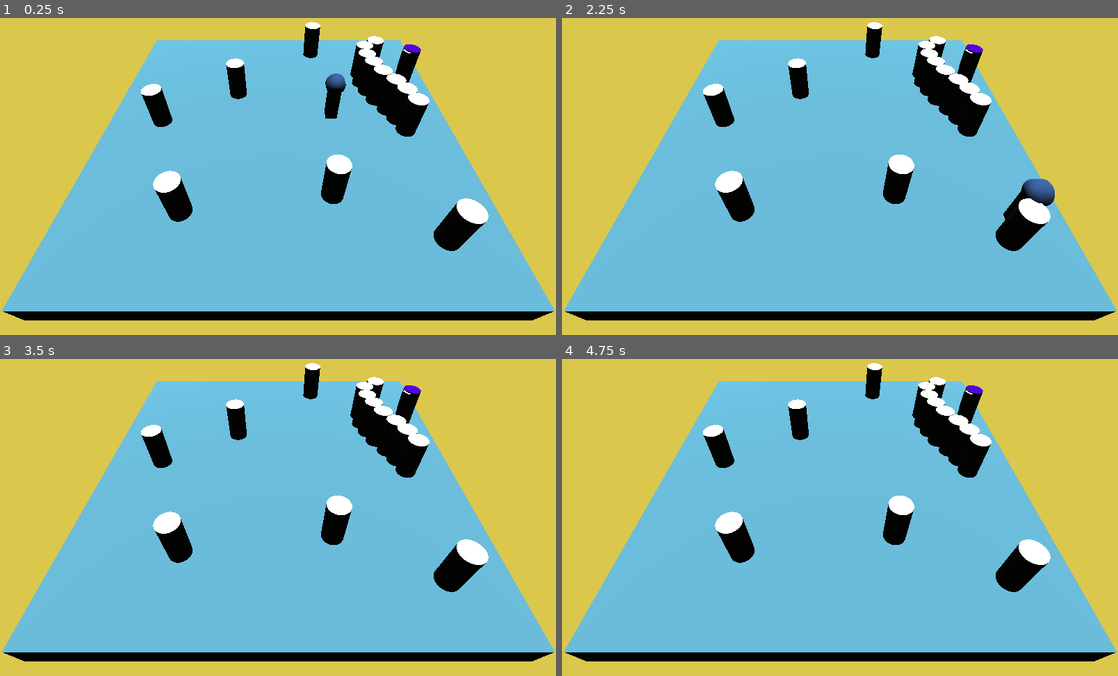
Above: before the commit, frames 1-4 (two rows, left to right).
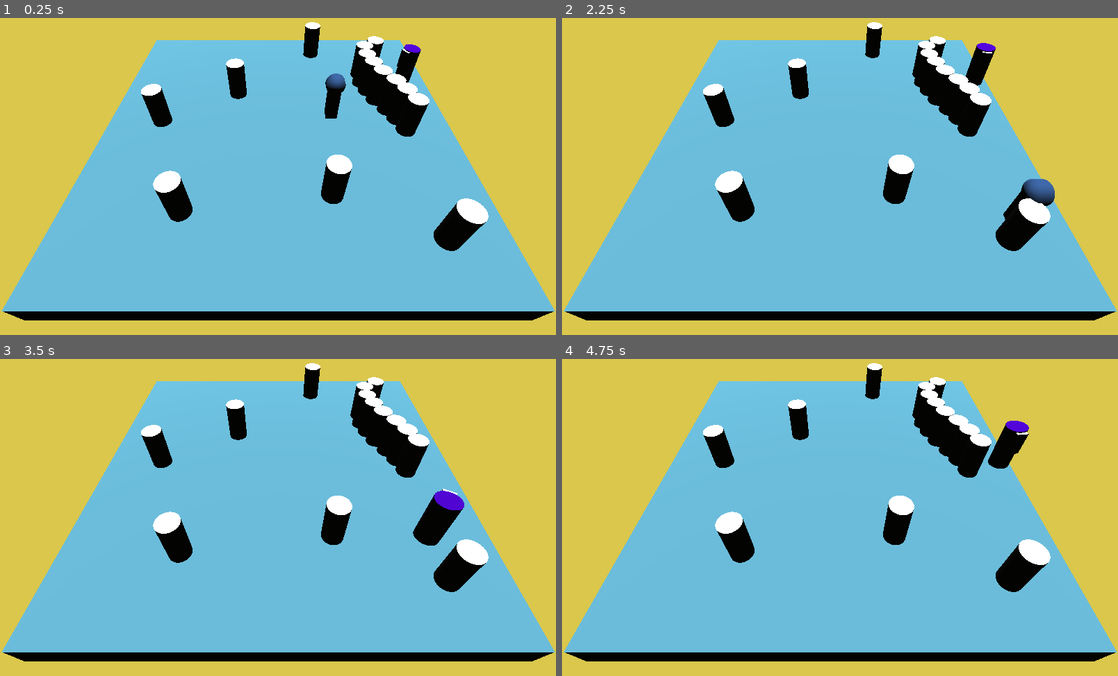
Above: after the commit, the same moments.

Repository: OnyJ/Medusa-old
Game: Godot game, scene res://scenes/Main.tscn
Same seed, same stepped clock (60 frames per second), same inputs: the game is played once before the commit and once after it.
Inputs:
- Up to frame 1 (0.25 s): no input
- Up to frame 2 (2.25 s): tap Enter at 0.5 s; hold D (move_right) 0.53-1.28 s; tap Space at 1.25 s; hold S (move_back) 1.28-2.03 s; hold D (move_right) from 2.03 s (still down)
- Up to frame 3 (3.5 s): release D (move_right) at 2.78 s; hold Z (move_forward) from 2.78 s (still down)
- Up to frame 4 (4.75 s): release Z (move_forward) at 3.53 s; hold Q (move_left) from 3.53 s (still down)

The runs differ from the first frame. In frame 1, less than 0.1% of the frame differs, in the area x 71-76%, y 8-21%; in frame 2, 0.5%; in frame 3, 1.3%, in the area x 71-84%, y 8-59%; in frame 4, 1.0%.

Commit message:
better random look_at

Diff:
--- a/scenes/Medusa.tscn
+++ b/scenes/Medusa.tscn
@@ -59,3 +59,4 @@
 shape = SubResource( 6 )
 [connection signal="body_entered" from="WideEyeDetector" to="." method="_on_WideEyeDetector_body_entered"]
 [connection signal="body_entered" from="VeryWideLook" to="." method="_on_VeryWideLook_body_entered"]
+[connection signal="body_exited" from="VeryWideLook" to="." method="_on_VeryWideLook_body_exited"]
--- a/scripts/Medusa.gd
+++ b/scripts/Medusa.gd
@@ -22,30 +22,27 @@
 onready var player = $"../../../Player"
 onready var player_position = player.global_transform.origin
 #####
-
-# var chasing = false
-# enum = multiple constants in same place
 enum {
 	CHILL
 	CHASE
 }
 var state = CHILL
+var looking_at_player = false
+var chase_time = 4
 onready var raycast = $RayCast
-export var gravity = 75
 
 
 func _physics_process(delta):
-
-	# if collision, chase for x seconds
-	match state: # like a switch
+	match state:
 		CHILL:
-			pass
+			rotate_y(-0.05)
 		CHASE:
 			print("chasing")
 			look_at_player()
 			follow_player(delta)
-			yield(get_tree().create_timer(1.5), "timeout")
+			yield(get_tree().create_timer(chase_time), "timeout")
 			state = CHILL
+			chase_time = 4
 			print("stop chasing")
 
 
@@ -56,8 +53,10 @@
 #	self.rotate(Vector3.UP, rotation.y)
 #	self.rotate_y()
 #	direction = velocity.rotated(Vector3.UP, rotation.y)
-
-	pass
+	if !looking_at_player:
+		rotate_y(0.05)
+	elif state == CHASE and looking_at_player:
+		chase_time += 3
 
 func follow_player(delta):
 	if path_node < path.size():
@@ -80,9 +79,12 @@
 	print("player entered")
 
 func _on_VeryWideLook_body_entered(body):
+	looking_at_player = true
 	state = CHASE
 	print("player aligned")
 
+func _on_VeryWideLook_body_exited(body):
+	looking_at_player = false
 
 ##########################
 # detect player
